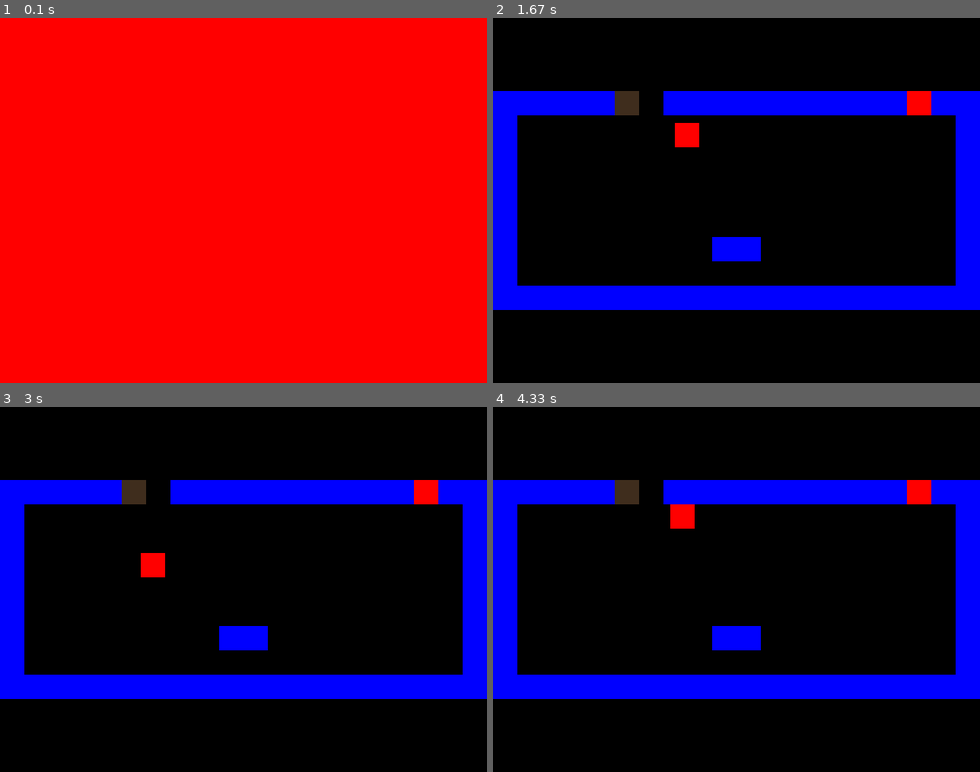
Above: before the commit, frames 1-4 (two rows, left to right).
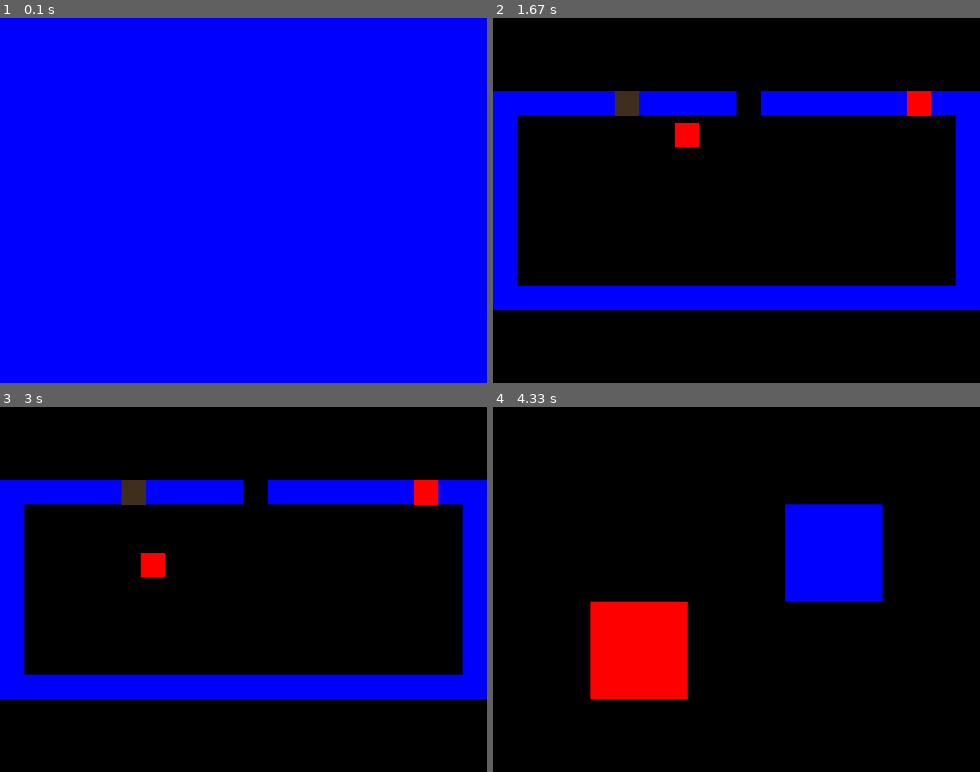
Above: after the commit, the same moments.

Repository: ClintLeetwood/PyGame-Projekt
Game: pygame game, started from Python Spelprojekt/Python_Spelprojekt.py
The game is run twice, just before and just after one commit, with the same random seed, the same clock (stepped at 60 frames per second) and the same inputs.
Inputs (mouse positions are in pixels of both pictures, inside the frame that each line leads up to):
- Up to frame 1 (0.1 s): no input
- Up to frame 2 (1.67 s): press the mouse at (717, 215) at 0.37 s; move the mouse to (804, 204) at 0.47 s; release the mouse at (892, 189) at 0.6 s; hold Right 0.67-1.13 s; hold Up 1.17-1.47 s; hold Right from 1.5 s (still down)
- Up to frame 3 (3 s): release Right at 1.97 s; hold Left 2-2.53 s; hold Down 2.57-2.87 s; hold Left from 2.9 s (still down)
- Up to frame 4 (4.33 s): release Left at 3.3 s; hold Up 3.33-3.7 s; hold Right from 3.73 s (still down)

The runs differ from the first frame. In frame 1, 100% of the frame differs, in the area x 0-100%, y 0-100%; in frame 2, 1.4%; in frame 3, 1.4%; in frame 4, 28%.

Commit message:
Let's go

Diff:
--- a/Python Spelprojekt/Python_Spelprojekt.py
+++ b/Python Spelprojekt/Python_Spelprojekt.py
@@ -1,29 +1,37 @@
+from ast import Pass
 import pygame
 from sprites import *
 from config import *
 import sys
 class Game:
+
     def __init__(self):
         pygame.init()
-        self.state="hallway"
+
         self.screen=pygame.display.set_mode((WIN_WIDTH,WIN_HEIGHT))
         self.clock=pygame.time.Clock()
         #self.font=pygame.font.Font('Arial',32)
         self.running=True
-
+        self.static=0
     def Tilemap(self): #follows the map in config
         for i, row in enumerate(tilemap): #y position
             for j, column in enumerate(row): #x position
                 if column=="B":
                     Block(self,j,i)
-                #if column=="P":
-                   # Player(self,j,i)
+
                 if column=="1":
                     Door1(self,j,i)
                 if column=="2":
                     Door2(self,j,i)
                 if column=="3":
                     Door3(self,j,i)
+    def TilemapArena(self):
+        for i, row in enumerate(tilemap_arena):
+            for j, column in enumerate(row):
+                if column=="E":
+                    Enemy(self,j,i)
+                if column=="F":
+                   Fighter(self,j,i)
 
 
     def new(self):
@@ -32,15 +40,20 @@
 
         self.player=pygame.sprite.LayeredUpdates()
         self.blocks=pygame.sprite.LayeredUpdates() #the wallllsss
-        self.doors=pygame.sprite.LayeredUpdates()
+        self.door1=pygame.sprite.LayeredUpdates()
+        self.door2=pygame.sprite.LayeredUpdates()
+        self.door3=pygame.sprite.LayeredUpdates()
         self.all_sprites=pygame.sprite.LayeredUpdates()
         self.Tilemap()
+    def newArena(self):
+        self.playing=True
+        #self.all_sprites.remove(self.screen)
+        self.fighter=pygame.sprite.LayeredUpdates()
+        self.enemy=pygame.sprite.LayeredUpdates()
+        self.player=pygame.sprite.LayeredUpdates()
+        self.all_sprites_arena=pygame.sprite.LayeredUpdates()
+        self.TilemapArena()
 
-    def resetstate(self):
-        self.playing=True
-        self.player= pygame.sprite.remove()
-
-        self.all_sprites.empty()
 
     def events(self):
         for event in pygame.event.get():
@@ -49,12 +62,22 @@
                 self.running=False
 
 
-    def open_door(self):
-        #self.doors=
-        pass
+
 
     def update(self): #moves the image
         self.all_sprites.update()
+    def updateArena(self):
+        self.all_sprites_arena.update()
+
+    def check(self):
+        if self.static==0:
+            self.static+=1
+
+            self.newArena()
+
+        else:
+            pass
+
 
     def draw(self):
 
@@ -64,8 +87,12 @@
 
         pygame.display.update() #gives the updated screen
     def drawArena(self):
-        self.screen.fill(BLUE)
+
+
+        self.screen.fill(BLACK)
+        self.all_sprites_arena.draw(self.screen)
         self.clock.tick(FPS)
+        pygame.display.update()
 
     def statemanager(self,level):
 
@@ -74,7 +101,16 @@
         if level=="hallway":
             self.hallway()
         if level=="level1" :
+            self.check()
             self.level1()
+        if level=="level2":
+            self.check()
+            self.level2()
+        if level=="level3":
+            self.check()
+            self.level3()
+
+
     def hallway(self):
         #game loop
         #self.new()
@@ -93,18 +129,19 @@
 
 
         self.events()
-        self.screen.fill(BLUE)
-        self.all_sprites.remove(self.screen)
-        self.clock.tick(FPS)
-        pygame.display.update()
+        self.drawArena()
+        self.update()
+        self.updateArena()
 
-        #while self.player.hp>0:
-         #   self.playing=True
-          #  self.event()
 
     def level2(self):
-        pass
-
+        self.events()
+        self.drawArena()
+        self.updateArena()
+    def level3(self):
+        self.events()
+        self.drawArena()
+        self.updateArena()
 
 
 
@@ -113,14 +150,16 @@
     def intro_screen(self):
 
         self.events()
-        self.screen.fill(RED)
+        self.screen.fill(BLUE)
         self.update()
         pygame.display.update()
 g=Game()
 
 g.new()
 
+
 p=Player(g,4,6) #skapar objektet
+
 while g.running:
 
 
--- a/Python Spelprojekt/config.py
+++ b/Python Spelprojekt/config.py
@@ -1,9 +1,12 @@
 WIN_WIDTH=640
 WIN_HEIGHT=480
 TILESIZE=32
+ARENASIZE=128
 PLAYER_LAYER=2
 BLOCK_LAYER=1
 DOOR_LAYER=3
+FIGHTER_LAYER=2
+ENEMY_LAYER=1
 PLAYER_SPEED=3
 RED=(255,0,0)
 BLACK=(0,0,0)
@@ -15,14 +18,25 @@
     '',
     '',
     '',
-'BBBBB12BBBBBBBBBB3BB',
+'BBBBB1BBBB2BBBBBB3BB',
 'B..................B',
 'B..................B',
 'B..................B',
 'B..................B',
 'B..................B',
-'B........BB........B',
+'B..................B',
 'B..................B',
 'BBBBBBBBBBBBBBBBBBBB',
 
 ]
+#480/120= 4 640/120=5,3333
+tilemap_arena=[
+   '',
+'...E',
+'.F...',
+'.....',
+
+
+
+
+]
--- a/Python Spelprojekt/sprites.py
+++ b/Python Spelprojekt/sprites.py
@@ -29,17 +29,30 @@
 
     def update(self):
 
-
+        f=FIGHT()
         if pygame.mouse.get_pressed()[0]:
             self.level="hallway"
-        if pygame.sprite.spritecollide(self,self.game.doors,False):
-
-            #obj=Game()
-
+
+        if pygame.sprite.spritecollide(self,self.game.door1,False):
 
             self.level="level1"
-            #g.statemanager("lev)
-            return
+
+        if self.level!="hallway" and pygame.mouse.get_pressed()[0]: #placeholder ska bli FIGHT.finished==True
+            self.rect.y=self.y+7
+
+            self.level="hallway"
+        if f.win==1:
+            if pygame.sprite.spritecollide(self,self.game.door2,False):
+
+                self.level="level2"
+
+
+        if f.win==2:
+            if pygame.sprite.spritecollide(self,self.game.door3,False):
+
+                self.level="level3"
+
+
 
         self.movement()
 
@@ -54,11 +67,7 @@
 
 
 
-    def health(self):
-        self.hp=100
-        hit=pygame.sprite.damage(self,self.game.damage,False)
-        if hit:
-            self.hp-=self.damage
+
 
 
 
@@ -96,9 +105,39 @@
                 if self.y_change<0:
                     self.rect.y=hits[0].rect.bottom
 
-
-
-
+class FIGHT:
+    def __init__(self):
+
+        self.win=0
+        self.finished=False
+
+
+
+
+class Fighter(pygame.sprite.Sprite):
+    def  __init__(self,game,x,y):
+        self.game=game
+        self._layer=FIGHTER_LAYER
+        self.groups=self.game.all_sprites_arena, self.game.fighter
+        pygame.sprite.Sprite.__init__(self,self.groups)
+
+        self.x=x*ARENASIZE
+        self.y=y*ARENASIZE
+        self.width=ARENASIZE
+        self.height=ARENASIZE
+
+        self.image=pygame.Surface([self.width,self.height])
+        self.image.fill(RED)
+
+        self.rect=self.image.get_rect()
+        self.rect.x=self.x
+        self.rect.y=self.y
+        self.hp=100
+    def health(self):
+
+        hit=pygame.sprite.damage(self,self.game.damage,False)
+        if hit:
+            self.hp-=self.damage
 
 
 
@@ -108,14 +147,14 @@
 class Enemy(pygame.sprite.Sprite):
     def __init__(self,game,x,y):
         self.game=game
-        self._layer=BLOCK_LAYER
-        self.groups=self.game.all_sprites, self.game.enemy
-        pygame.sprite.Sprite.__init__(self,self.groups)
-
-        self.x=x*TILESIZE
-        self.y=y*TILESIZE
-        self.width=TILESIZE
-        self.height=TILESIZE
+        self._layer=ENEMY_LAYER
+        self.groups=self.game.all_sprites_arena, self.game.enemy
+        pygame.sprite.Sprite.__init__(self,self.groups)
+
+        self.x=x*ARENASIZE
+        self.y=y*ARENASIZE
+        self.width=ARENASIZE
+        self.height=ARENASIZE
 
         self.image=pygame.Surface([self.width,self.height])
         self.image.fill(BLUE)
@@ -123,6 +162,12 @@
         self.rect=self.image.get_rect()
         self.rect.x=self.x
         self.rect.y=self.y
+        self.hp=100
+    def health(self):
+        self.hp=100
+        hit=pygame.sprite.damage(self,self.game.damage,False)
+        if hit:
+            self.hp-=self.damage
 
 
 class Block(pygame.sprite.Sprite): #creates the walls
@@ -151,13 +196,13 @@
 
 
         self._layer=DOOR_LAYER
-        self.groups=self.game.all_sprites,self.game.doors
-        pygame.sprite.Sprite.__init__(self,self.groups)
-
-        self.x=x*TILESIZE
-        self.y=y*TILESIZE
-        self.width=TILESIZE
-        self.height=TILESIZE
+        self.groups=self.game.all_sprites,self.game.door1
+        pygame.sprite.Sprite.__init__(self,self.groups)
+
+        self.x=x*TILESIZE
+        self.y=y*TILESIZE
+        self.width=TILESIZE
+        self.height=TILESIZE+1
 
         self.image=pygame.Surface([self.width,self.height])
         self.image.fill(BROWN)
@@ -169,36 +214,40 @@
 
         self.open=True
 class Door2(pygame.sprite.Sprite): #Creates the doors
-    def __init__(self,game,x,y):
+
+
+    def __init__(self,game,x,y):
+
+        self.game=game
+        self._layer=DOOR_LAYER
+        self.groups=self.game.all_sprites,self.game.door2
+        pygame.sprite.Sprite.__init__(self,self.groups)
         self.open=False
+
+        self.x=x*TILESIZE
+        self.y=y*TILESIZE
+        self.width=TILESIZE
+        self.height=TILESIZE+1
+
+        self.image=pygame.Surface([self.width,self.height])
+        self.image.fill(BLACK)
+
+        self.rect=self.image.get_rect()
+        self.rect.x=self.x
+        self.rect.y=self.y
+class Door3(pygame.sprite.Sprite): #Creates the doors
+
+    def __init__(self,game,x,y):
+
         self.game=game
         self._layer=DOOR_LAYER
-        self.groups=self.game.all_sprites,self.game.doors
-        pygame.sprite.Sprite.__init__(self,self.groups)
-
-        self.x=x*TILESIZE
-        self.y=y*TILESIZE
-        self.width=TILESIZE
-        self.height=TILESIZE
-
-        self.image=pygame.Surface([self.width,self.height])
-        self.image.fill(BLACK)
-
-        self.rect=self.image.get_rect()
-        self.rect.x=self.x
-        self.rect.y=self.y
-class Door3(pygame.sprite.Sprite): #Creates the doors
-    def __init__(self,game,x,y):
+        self.groups=self.game.all_sprites,self.game.door3
+        pygame.sprite.Sprite.__init__(self,self.groups)
         self.open=False
-        self.game=game
-        self._layer=DOOR_LAYER
-        self.groups=self.game.all_sprites,self.game.doors
-        pygame.sprite.Sprite.__init__(self,self.groups)
-
-        self.x=x*TILESIZE
-        self.y=y*TILESIZE
-        self.width=TILESIZE
-        self.height=TILESIZE
+        self.x=x*TILESIZE
+        self.y=y*TILESIZE
+        self.width=TILESIZE
+        self.height=TILESIZE+1
 
         self.image=pygame.Surface([self.width,self.height])
         self.image.fill(RED)
